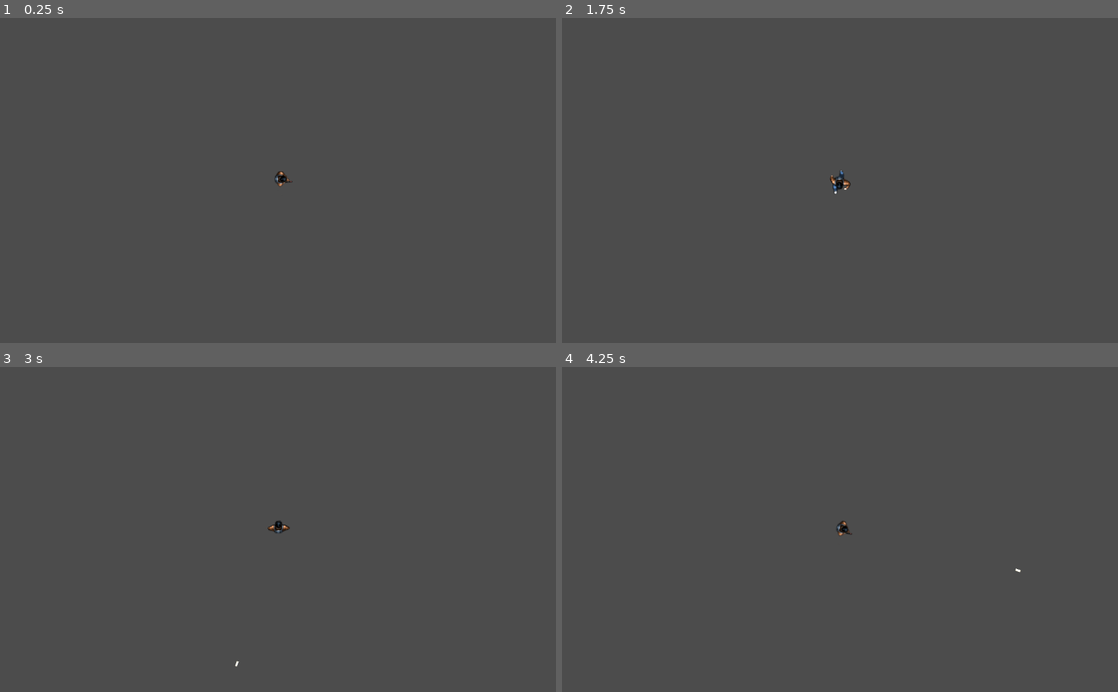
Above: before the commit, frames 1-4 (two rows, left to right).
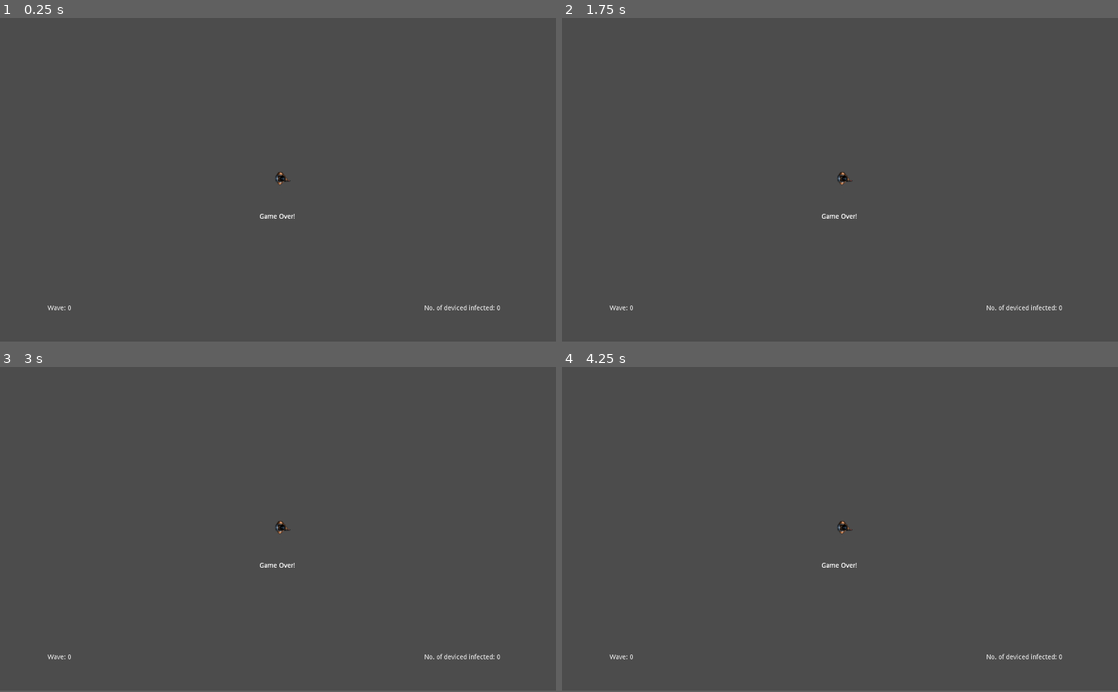
Above: after the commit, the same moments.

Repository: csmets/cyberattack
Game: Godot game, scene res://src/player/player.tscn
The game is run twice, just before and just after one commit, with the same random seed, the same clock (stepped at 60 frames per second) and the same inputs. This scene is started directly instead of the project's main scene.
Inputs (mouse positions are in pixels of both pictures, inside the frame that each line leads up to):
- Up to frame 1 (0.25 s): no input
- Up to frame 2 (1.75 s): tap Enter at 0.5 s; move the mouse to (962, 164) at 0.52 s; press the mouse at (962, 164) at 0.53 s; hold D (right) 0.53-1.28 s; tap Space at 1.25 s; move the mouse to (728, 196) at 1.27 s; release the mouse at (728, 196) at 1.28 s; hold S (down) from 1.28 s (still down); click (728, 196) at 1.35 s
- Up to frame 3 (3 s): move the mouse to (333, 458) at 2.02 s; release S (down) at 2.03 s; press the mouse at (333, 458) at 2.03 s; hold D (right) 2.03-2.78 s; tap Enter at 2.75 s; move the mouse to (250, 594) at 2.77 s; release the mouse at (250, 594) at 2.78 s; hold W (up) from 2.78 s (still down); click (250, 594) at 2.85 s
- Up to frame 4 (4.25 s): move the mouse to (1006, 578) at 3.52 s; release W (up) at 3.53 s; press the mouse at (1006, 578) at 3.53 s; hold A (left) from 3.53 s (still down)
In our replay, the window is 800x468 before the commit and 800x466 after it. These sizes can differ from the game's own. Grey fills any space a smaller window leaves; there, only what the larger window draws over its background counts as a difference.

The runs differ from the first frame. In frame 1, 0.2% of the frame differs, in the area x 8-90%, y 47-90%; in frame 2, 0.3%, in the area x 8-90%, y 46-90%; in frame 3, 0.3%; in frame 4, 0.3%.

Commit message:
add enemy spawn variance and add basic UI

Diff:
--- a/levels/demo_level.tscn
+++ b/levels/demo_level.tscn
@@ -124,3 +124,4 @@
 position = Vector2( 483.819, -109.928 )
 
 [node name="Player" parent="." instance=ExtResource( 1 )]
+position = Vector2( 437.76, -406.331 )
--- a/project.godot
+++ b/project.godot
@@ -23,6 +23,16 @@
 config/name="Cyberattack"
 run/main_scene="res://levels/demo_level.tscn"
 config/icon="res://icon.png"
+
+[autoload]
+
+Game_data="*res://src/autoload/game-data.gd"
+
+[display]
+
+window/size/width=1200
+window/size/height=700
+window/stretch/aspect="keep"
 
 [input]
 
--- /dev/null
+++ b/src/autoload/game-data.gd
@@ -0,0 +1,17 @@
+extends Node
+
+signal Wave_updated(number)
+signal Infected_updated(number)
+
+var wave_count = 0 setget set_wave_count
+var infected_count = 0 setget set_infected_count
+
+
+func set_wave_count(value: int):
+	wave_count = value
+	emit_signal("Wave_updated", value)
+
+
+func set_infected_count(value: int):
+	infected_count = value
+	emit_signal("Infected_updated", value)
--- a/src/enemy/enemy-manager.gd
+++ b/src/enemy/enemy-manager.gd
@@ -5,7 +5,7 @@
 
 var spawn_points: Array = []
 
-var wave = 1
+var wave = 0
 
 onready var enemy = preload("res://src/enemy/enemy.tscn")
 
@@ -22,6 +22,7 @@
 
 func spawn_enemies():
 	wave += 1
+	Game_data.wave_count = wave
 	var number_to_spawn = wave * wave_multiplier
 	for number in range(number_to_spawn):
 		spawn_enemy(spawn_position())
--- a/src/enemy/enemy.gd
+++ b/src/enemy/enemy.gd
@@ -5,9 +5,18 @@
 var target: Vector2 = Vector2.ZERO
 var speed = 2
 
+var rng = RandomNumberGenerator.new()
+var spawn_time = 0
+var delta_timer = Delta_Timer.new()
+var spawn = false
+
 func _ready():
+	rng.randomize()
+	spawn_time = rng.randf_range(0.0, 10.0)
+	self.visible = false
 	var targets = get_tree().get_nodes_in_group("target")
 	var non_infected_targets = filter_out_infected(targets)
+
 	if non_infected_targets.size() > 0:
 		non_infected_targets.shuffle()
 		target = non_infected_targets[0].global_position
@@ -23,7 +32,11 @@
 
 
 func _physics_process(delta):
-	if target != Vector2.ZERO:
+	if target != Vector2.ZERO and delta_timer.timer(delta, spawn_time, true):
+		spawn = true
+		self.visible = true
+
+	if spawn:
 		var velocity = position.direction_to(target) * speed
 
 		position += velocity
--- a/src/enemy/enemy.tscn
+++ b/src/enemy/enemy.tscn
@@ -28,7 +28,7 @@
 [node name="enemy-sprite" type="AnimatedSprite" parent="."]
 frames = SubResource( 2 )
 animation = "move"
-frame = 1
+frame = 3
 playing = true
 
 [connection signal="area_entered" from="." to="." method="_on_area_entered"]
--- /dev/null
+++ b/src/enemy/spawn-point.gd
@@ -0,0 +1,4 @@
+extends Position2D
+
+func _ready():
+	$Sprite.visible = false
--- a/src/enemy/spawn-point.tscn
+++ b/src/enemy/spawn-point.tscn
@@ -1,8 +1,10 @@
-[gd_scene load_steps=2 format=2]
+[gd_scene load_steps=3 format=2]
 
 [ext_resource path="res://assets/onlyObjects_default.png" type="Texture" id=1]
+[ext_resource path="res://src/enemy/spawn-point.gd" type="Script" id=2]
 
 [node name="Spawn_point" type="Position2D" groups=["spawn_point"]]
+script = ExtResource( 2 )
 
 [node name="Sprite" type="Sprite" parent="."]
 texture = ExtResource( 1 )
--- a/src/player/player.gd
+++ b/src/player/player.gd
@@ -17,24 +17,24 @@
 	if Input.is_action_pressed("shoot"):
 		if delta_timer.timer(delta, 0.2):
 			shoot()
-			$muzzle_flash.visible = true
+			$AnimatedSprite/muzzle_flash.visible = true
 			$AnimatedSprite.play("shoot")
-			$muzzle_flash_light.visible = true
+			$AnimatedSprite/muzzle_flash_light.visible = true
 		else:
-			$muzzle_flash.visible = false
-			$muzzle_flash_light.visible = false
+			$AnimatedSprite/muzzle_flash.visible = false
+			$AnimatedSprite/muzzle_flash_light.visible = false
 
 		shooting = true
 	else:
 		shooting = false
-		$muzzle_flash.visible = false
-		$muzzle_flash_light.visible = false
+		$AnimatedSprite/muzzle_flash.visible = false
+		$AnimatedSprite/muzzle_flash_light.visible = false
 
 
 func shoot():
 	var bullet_instance = bullet.instance()
 	get_tree().root.add_child(bullet_instance)
-	var bullet_spawn_pos = $End_of_gun.global_position
+	var bullet_spawn_pos = $AnimatedSprite/End_of_gun.global_position
 	bullet_instance.global_position = bullet_spawn_pos
 	var target = get_global_mouse_position()
 	var direction_to_mouse = bullet_instance.global_position.direction_to(target).normalized()
@@ -44,7 +44,7 @@
 
 func movement():
 	if shooting:
-		look_at(get_global_mouse_position())
+		$AnimatedSprite.look_at(get_global_mouse_position())
 
 	var is_moving = false
 	var movement_direction := Vector2.ZERO
@@ -68,7 +68,7 @@
 		is_moving = true
 
 	if is_moving and not shooting:
-		rotation_degrees = rotate
+		$AnimatedSprite.rotation_degrees = rotate
 
 	movement_direction = movement_direction.normalized()
 	move_and_slide(movement_direction * speed)
--- a/src/player/player.tscn
+++ b/src/player/player.tscn
@@ -1,7 +1,8 @@
-[gd_scene load_steps=15 format=2]
+[gd_scene load_steps=16 format=2]
 
 [ext_resource path="res://src/player/resources/player_run_strip6.png" type="Texture" id=1]
 [ext_resource path="res://src/player/resources/player_hk_recoil.png" type="Texture" id=2]
+[ext_resource path="res://src/ui/overlay.tscn" type="PackedScene" id=3]
 [ext_resource path="res://src/player/player.gd" type="Script" id=4]
 [ext_resource path="res://assets/onlyObjects_default.png" type="Texture" id=5]
 [ext_resource path="res://assets/light.png" type="Texture" id=6]
@@ -47,15 +48,15 @@
 "name": "idle",
 "speed": 5.0
 }, {
+"frames": [ SubResource( 2 ), SubResource( 3 ), SubResource( 4 ), SubResource( 5 ), SubResource( 6 ), SubResource( 7 ) ],
+"loop": true,
+"name": "move",
+"speed": 8.0
+}, {
 "frames": [ ExtResource( 2 ), ExtResource( 7 ) ],
 "loop": true,
 "name": "shoot",
 "speed": 12.0
-}, {
-"frames": [ SubResource( 2 ), SubResource( 3 ), SubResource( 4 ), SubResource( 5 ), SubResource( 6 ), SubResource( 7 ) ],
-"loop": true,
-"name": "move",
-"speed": 8.0
 } ]
 
 [node name="Player" type="KinematicBody2D" groups=["player"]]
@@ -65,22 +66,10 @@
 position = Vector2( 9, 0 )
 shape = SubResource( 1 )
 
-[node name="AnimatedSprite" type="AnimatedSprite" parent="."]
-frames = SubResource( 8 )
-animation = "idle"
-
 [node name="Camera2D" type="Camera2D" parent="."]
 current = true
 
-[node name="End_of_gun" type="Position2D" parent="."]
-position = Vector2( 32.1002, 3.1773 )
-
-[node name="muzzle_flash" type="Sprite" parent="."]
-position = Vector2( 42.195, 2.91125 )
-rotation = -1.5708
-texture = ExtResource( 5 )
-region_enabled = true
-region_rect = Rect2( 370, 0, 8, 26 )
+[node name="UI" parent="Camera2D" instance=ExtResource( 3 )]
 
 [node name="Light2D" type="Light2D" parent="."]
 texture = ExtResource( 6 )
@@ -99,7 +88,21 @@
 shadow_filter = 2
 shadow_filter_smooth = 50.0
 
-[node name="muzzle_flash_light" type="Light2D" parent="."]
+[node name="AnimatedSprite" type="AnimatedSprite" parent="."]
+frames = SubResource( 8 )
+animation = "idle"
+
+[node name="End_of_gun" type="Position2D" parent="AnimatedSprite"]
+position = Vector2( 32.1002, 3.1773 )
+
+[node name="muzzle_flash" type="Sprite" parent="AnimatedSprite"]
+position = Vector2( 42.195, 2.91125 )
+rotation = -1.5708
+texture = ExtResource( 5 )
+region_enabled = true
+region_rect = Rect2( 370, 0, 8, 26 )
+
+[node name="muzzle_flash_light" type="Light2D" parent="AnimatedSprite"]
 position = Vector2( 142.787, 5.6072 )
 scale = Vector2( 3.58515, 1.8963 )
 texture = ExtResource( 6 )
--- a/src/targets/target.gd
+++ b/src/targets/target.gd
@@ -30,10 +30,12 @@
 	# When enemy enters infect it
 	if area.is_in_group("enemy"):
 		area.queue_free()
-		sprite.self_modulate = infected_color
-		_infected = true
-		health = 0
-		$infected.play()
+		if not is_infected():
+			sprite.self_modulate = infected_color
+			_infected = true
+			health = 0
+			$infected.play()
+			Game_data.infected_count += 1
 
 
 func _on_body_entered(body):
@@ -69,3 +71,4 @@
 			repair = false
 			sprite.self_modulate = Color(1, 1, 1)
 			$healed.play()
+			Game_data.infected_count -= 1
--- /dev/null
+++ b/src/ui/overlay.gd
@@ -0,0 +1,23 @@
+extends Control
+
+func _ready():
+	$game_over.visible = false
+
+	Game_data.connect("Infected_updated", self, "update_infected_count")
+	Game_data.connect("Wave_updated", self, "update_wave_count")
+
+
+func update_infected_count(value: int):
+	$infected.text = "No. of deviced infected: %s" % value
+
+
+func update_wave_count(value: int):
+	$wave.text = "Wave: %s" % value
+
+
+func _physics_process(delta):
+	var number_of_targets = get_tree().get_nodes_in_group("target").size()
+
+	if Game_data.infected_count == number_of_targets:
+		$game_over.visible = true
+		get_tree().paused = true
--- /dev/null
+++ b/src/ui/overlay.tscn
@@ -0,0 +1,54 @@
+[gd_scene load_steps=2 format=2]
+
+[ext_resource path="res://src/ui/overlay.gd" type="Script" id=1]
+
+[node name="Overlay" type="Control"]
+margin_left = -513.0
+margin_top = -301.0
+margin_right = 512.0
+margin_bottom = 301.0
+script = ExtResource( 1 )
+__meta__ = {
+"_edit_use_anchors_": false
+}
+
+[node name="wave" type="Label" parent="."]
+anchor_top = 1.0
+anchor_bottom = 1.0
+margin_left = 16.0
+margin_top = -30.0
+margin_right = 67.0
+margin_bottom = -16.0
+text = "Wave: 0"
+__meta__ = {
+"_edit_use_anchors_": false
+}
+
+[node name="infected" type="Label" parent="."]
+anchor_left = 1.0
+anchor_top = 1.0
+anchor_right = 1.0
+anchor_bottom = 1.0
+margin_left = -196.0
+margin_top = -30.0
+margin_right = -32.0
+margin_bottom = -16.0
+text = "No. of deviced infected: 0"
+__meta__ = {
+"_edit_use_anchors_": false
+}
+
+[node name="game_over" type="Label" parent="."]
+anchor_left = 0.5
+anchor_top = 0.5
+anchor_right = 0.5
+anchor_bottom = 0.5
+margin_left = -39.444
+margin_top = 73.2293
+margin_right = 37.556
+margin_bottom = 87.2293
+text = "Game Over!"
+align = 1
+__meta__ = {
+"_edit_use_anchors_": false
+}
